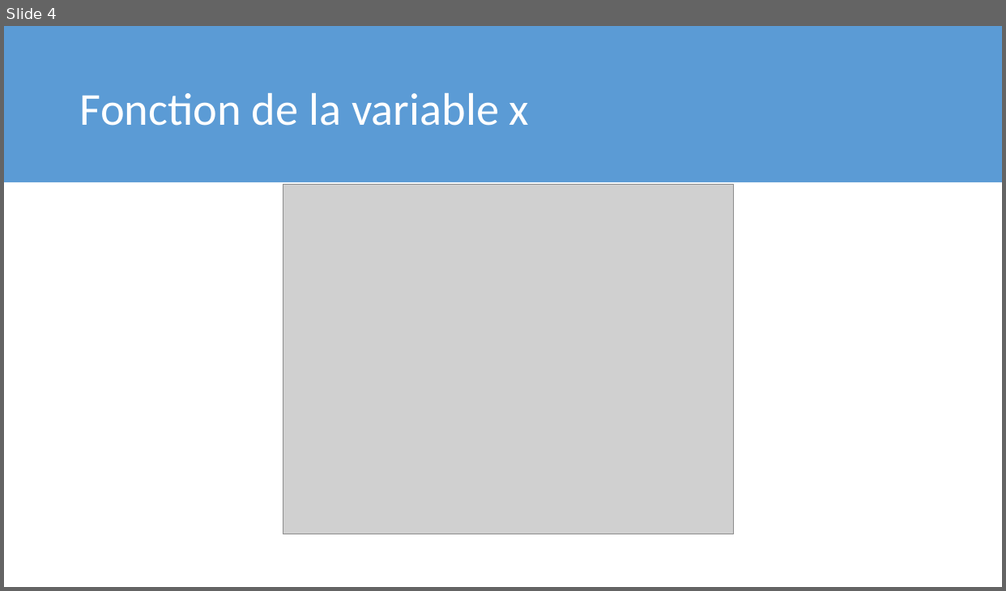
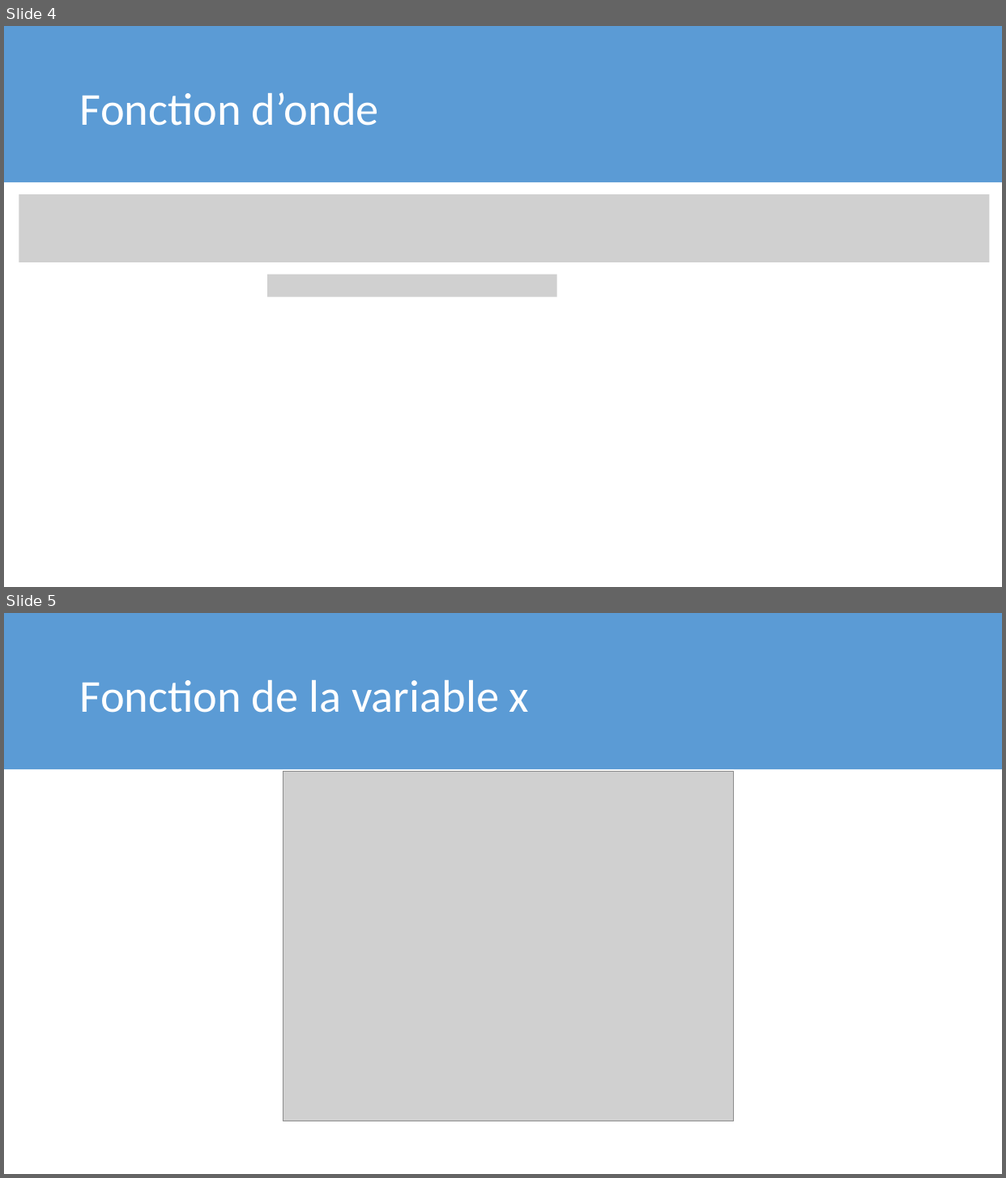
Before and after one commit to meitnerium/theochem, a slide deck: 2_Postultas/Postulats.pptx. Shown one above the other, each under a label of ours: slide 4 before the commit, slides 4 and 5 after it. The pictures are 1006x591 and 1006x1178 pixels, drawn with LibreOffice and Linux fonts; fonts in the diff are those of the drawing; grey boxes stand for pictures. Boxes give left, top, right and bottom in pixels: in the first picture for what was removed or moved away, otherwise in the second. Text is boxed around its words. In the diff, an @@ line names an element or a change of style, - is before the commit and + after.

```diff
--- a/2_Postultas/Postulats.pptx
+++ b/2_Postultas/Postulats.pptx
@@ slide 4 added at (x1=4, y1=26, x2=1002, y2=587), background #FFFFFF @@
@@ rectangle added at (x1=4, y1=26, x2=1002, y2=182), fill #5B9BD5 @@
@@ title added at (x1=80, y1=92, x2=379, y2=126), 44 pt, text #FFFFFF @@
+Fonction d’onde
@@ picture added at (x1=19, y1=194, x2=989, y2=263) @@
@@ picture added at (x1=267, y1=275, x2=557, y2=297) @@
@@ what was slide 4 is now slide 5 @@
```
Also in this commit, not shown: 2 slides changed, 2 other slides added, 2 slides removed.
